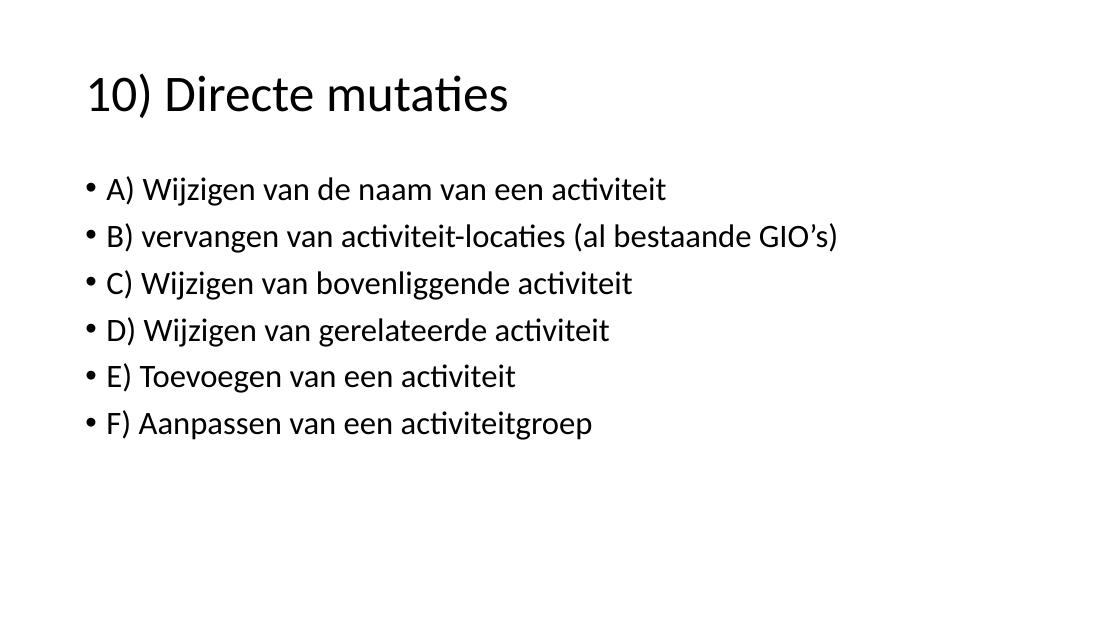
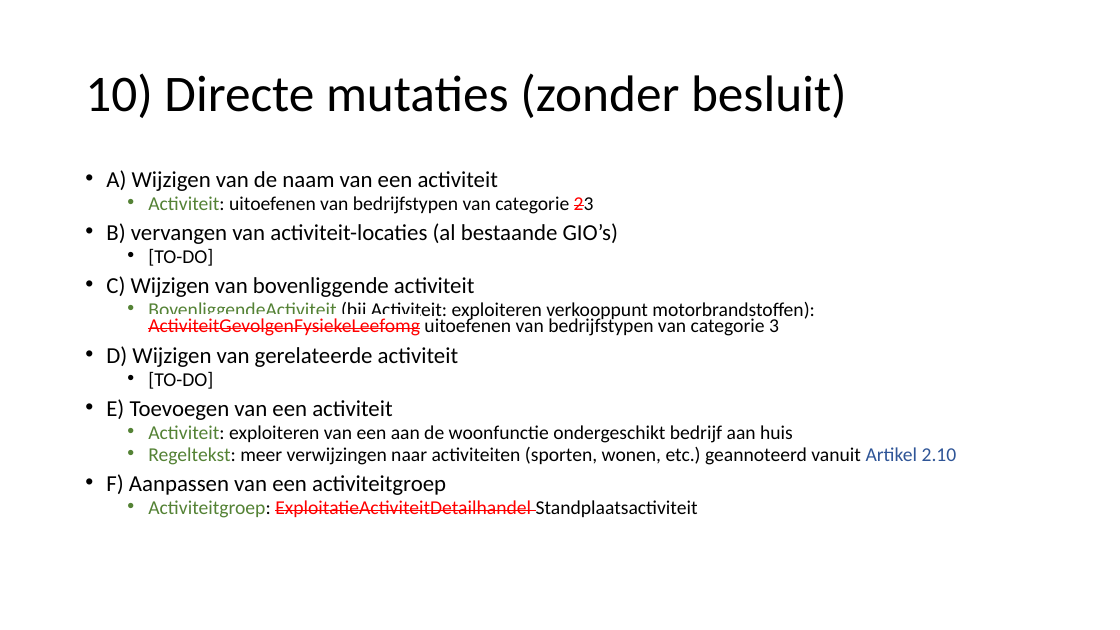
Before and after one commit to Geonovum/xml_omgevingsplan_gemeentestad, a slide deck: slide 19 of Submutatiescenario_s.pptx (slide 22 before the commit). Drawn at 1120x630 pixels with LibreOffice and Linux fonts; fonts in the diff are those of the drawing. Boxes give left, top, right and bottom in pixels: in the first picture for what was removed or moved away, otherwise in the second. Text is boxed around its words. In the diff, an @@ line names an element or a change of style, - is before the commit and + after.

```diff
--- a/Submutatiescenario_s.pptx
+++ b/Submutatiescenario_s.pptx
@@ title at [85,73,847,118]: text changed @@
-10) Directe mutaties
+10) Directe mutaties (zonder besluit)
@@ text at [106,170,618,495]: size 28 to 19.6 pt in "A) Wijzigen van de naam van een ...", "B) vervangen van activiteit-locaties (al bestaande GIO’s)", "C) Wijzigen van bovenliggende activiteit", "D) Wijzigen van gerelateerde activiteit" and 2 more places; line spacing 0.9 to 0.7 @@
@@ text at [148,196,594,214]: paragraph added @@
+  • Activiteit: uitoefenen van bedrijfstypen van categorie 23
@@ text at [148,248,213,266]: paragraph added @@
+  • [TO-DO]
@@ text at [148,302,815,336]: paragraph added @@
+  • BovenliggendeActiviteit (bij Activiteit: exploiteren verkooppunt motorbrandstoffen): ActiviteitGevolgenFysiekeLeefomg uitoefenen van bedrijfstypen van categorie 3
@@ text at [148,371,213,389]: paragraph added @@
+  • [TO-DO]
@@ text at [148,425,957,465]: paragraphs added @@
+  • Activiteit: exploiteren van een aan de woonfunctie ondergeschikt bedrijf aan huis
+  • Regeltekst: meer verwijzingen naar activiteiten (sporten, wonen, etc.) geannoteerd vanuit Artikel 2.10
@@ text at [148,500,698,518]: paragraph added @@
+  • Activiteitgroep: ExploitatieActiviteitDetailhandel Standplaatsactiviteit
```
Also in this commit, not shown: 13 other slides changed, 2 slides added, 5 slides removed.
